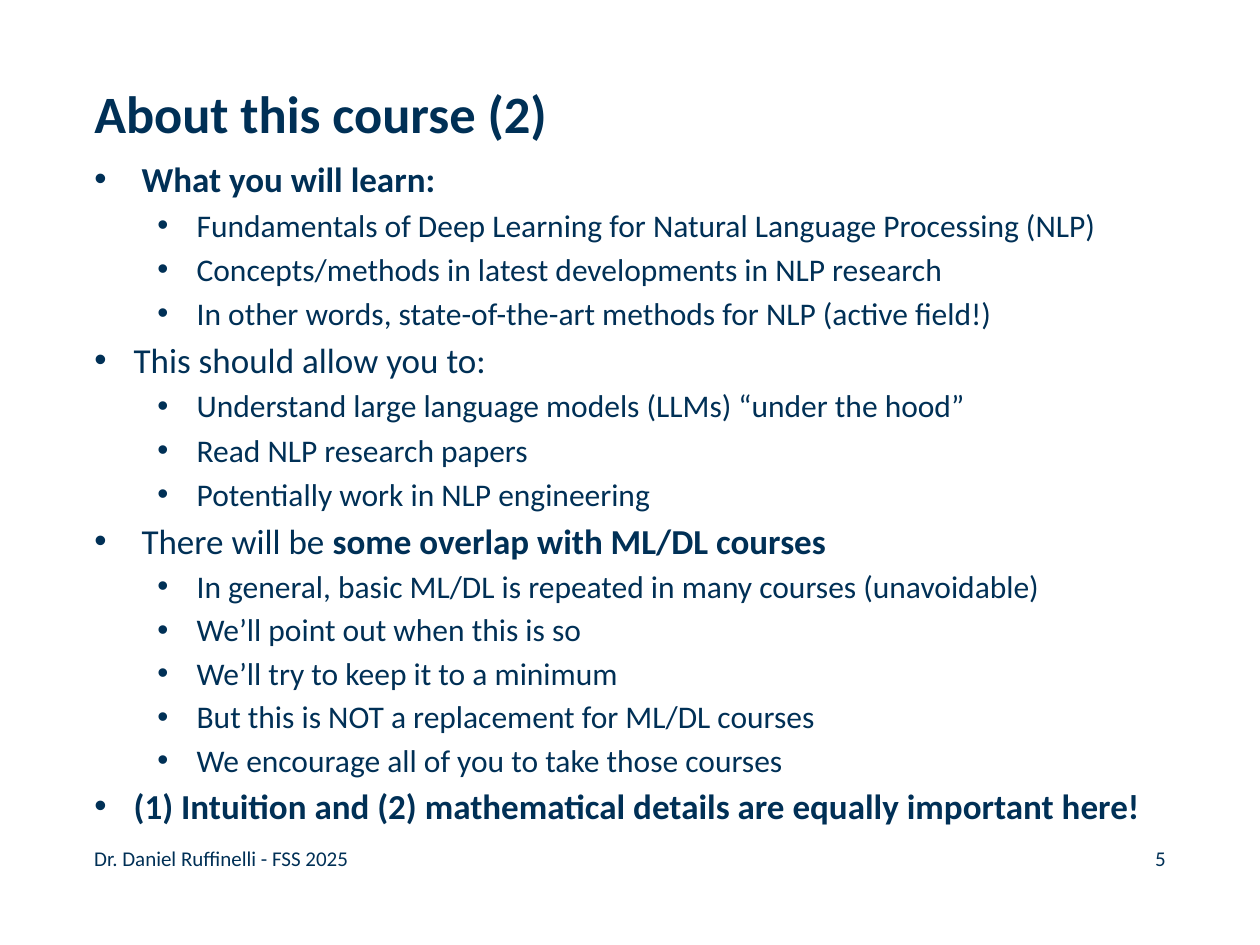
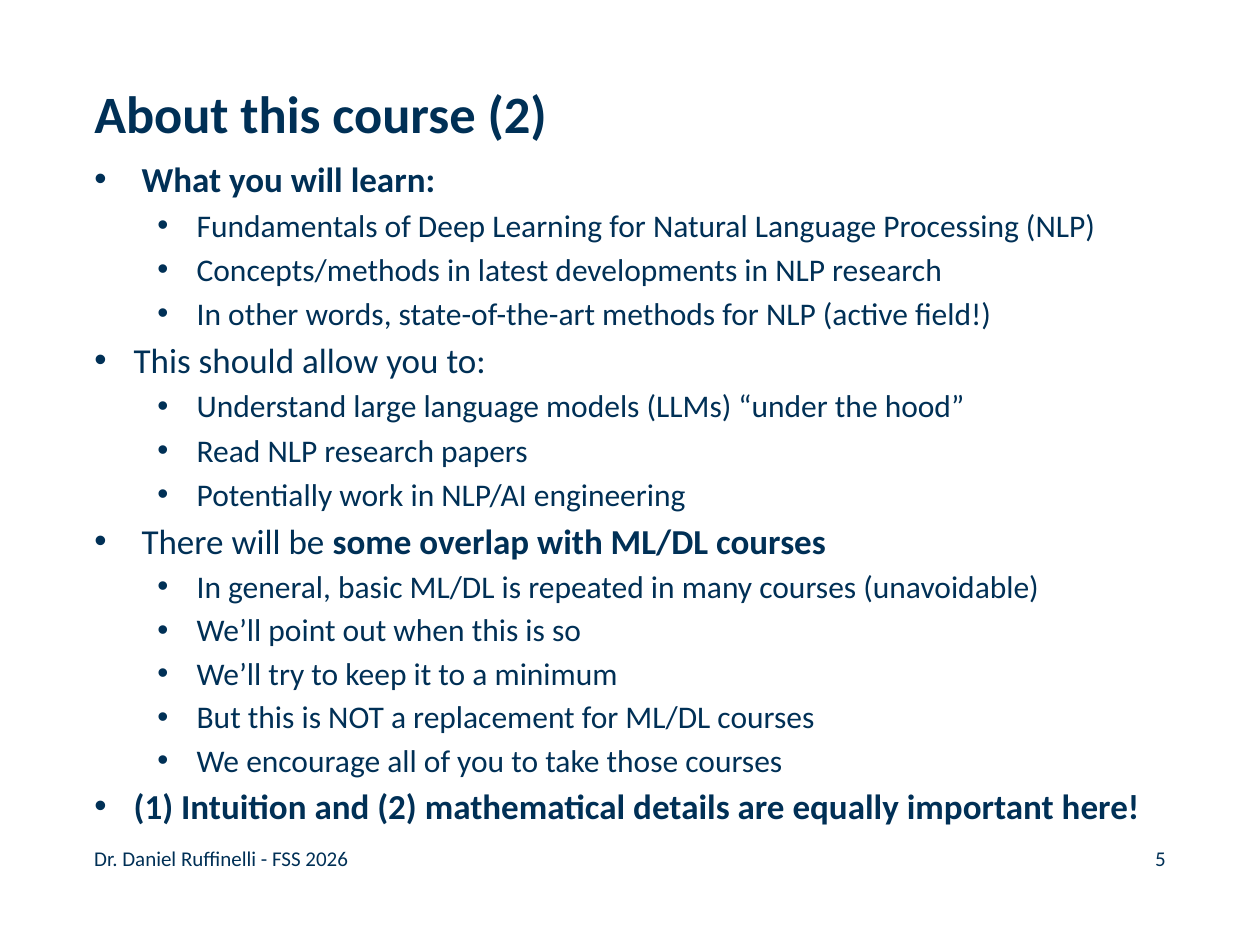
Before and after one commit to rufex2001/teaching_llms, a slide deck: slide 5 of lectures/01_introduction/01_introduction.pptx. Drawn at 1260x945 pixels with LibreOffice and Linux fonts; fonts in the diff are those of the drawing; background and template pictures are left out. Boxes give left, top, right and bottom in pixels: in the first picture for what was removed or moved away, otherwise in the second. Text is boxed around its words. In the diff, an @@ line names an element or a change of style, - is before the commit and + after.

```diff
--- a/lectures/01_introduction/01_introduction.pptx
+++ b/lectures/01_introduction/01_introduction.pptx
@@ text at <box>197,484,686,512</box>: text changed @@
-  • Potentially work in NLP engineering
+  • Potentially work in NLP/AI engineering
@@ text at <box>94,851,347,866</box>: text changed @@
-Dr. Daniel Ruffinelli - FSS 2025
+Dr. Daniel Ruffinelli - FSS 2026
```
Also in this commit, not shown: 39 other slides changed, 2 slides added, 3 other files.
